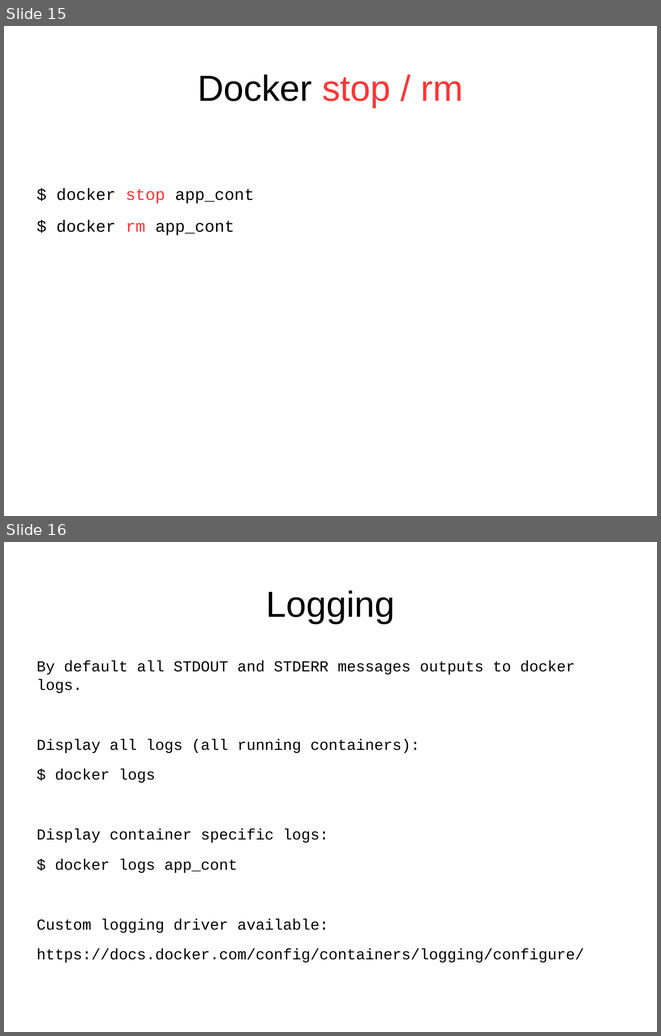
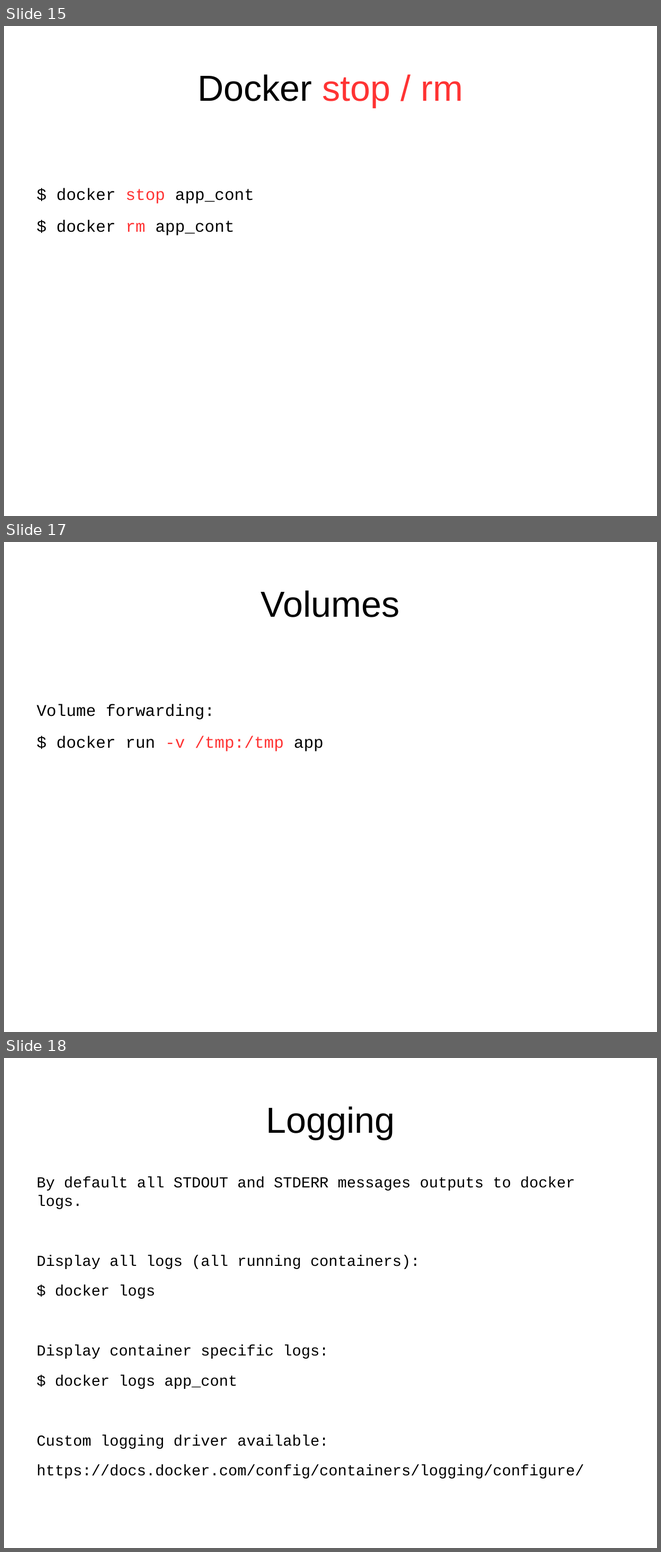
Before and after one commit to ykoryakov/edu_t8, a slide deck: docker/docker.odp. Shown one above the other, each under a label of ours: slides 15 and 16 before the commit, slides 15, 17 and 18 after it; the slides between them are not shown. The pictures are 661x1036 and 661x1552 pixels, drawn with LibreOffice and Linux fonts; fonts in the diff are those of the drawing. Boxes give left, top, right and bottom in pixels: in the first picture for what was removed or moved away, otherwise in the second. Text is boxed around its words. In the diff, an @@ line names an element or a change of style, - is before the commit and + after.

Commit message:
add volumes and networking sections

```diff
--- a/docker/docker.odp
+++ b/docker/docker.odp
@@ slide 17 added at (4, 542, 657, 1032), background #FFFFFF @@
@@ title added at (261, 590, 400, 617), 44 pt, text #000000 @@
+Volumes
@@ text added at (37, 704, 324, 751), 20 pt, text #000000 @@
+Volume forwarding:
+$ docker run -v /tmp:/tmp app
@@ what was slide 16 is now slide 18 @@
```
Also in this commit, not shown: 1 slide changed, 1 other slide added.
